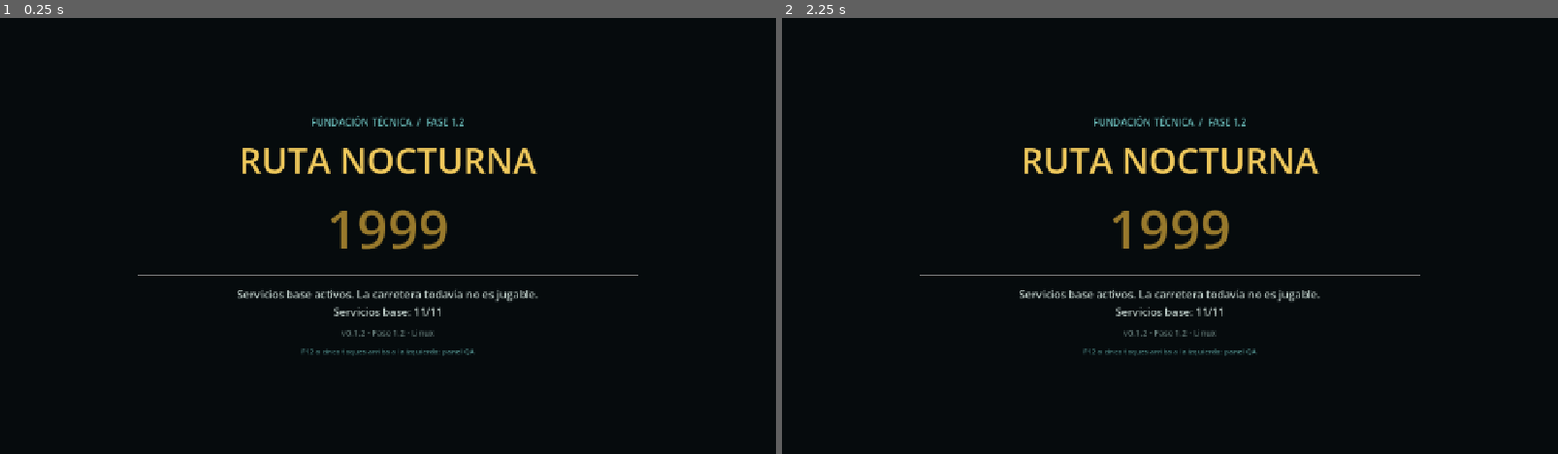
Above: before the commit, frames 1-2 (left to right).
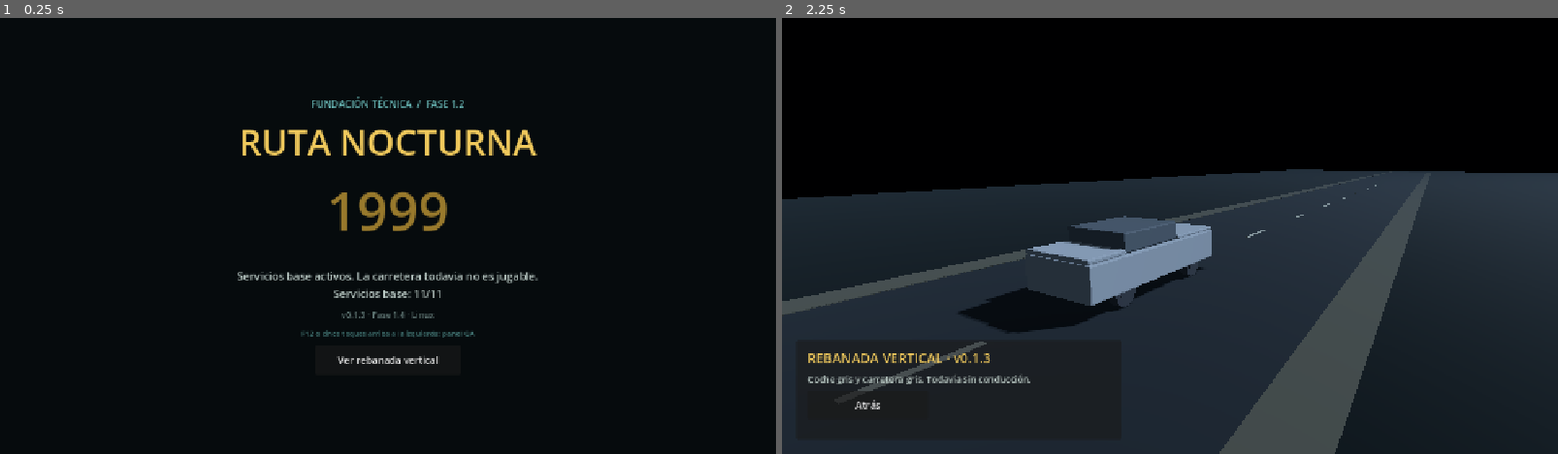
Above: after the commit, the same moments.

Repository: emanuelindustri-source/ruta-nocturna-1999
Game: Godot game, scene res://scenes/boot/Boot.tscn
Two runs of this game, one before a commit and one after it. Both use one fixed random seed, a clock stepped at 60 frames per second and the inputs below.
Inputs (mouse positions are in pixels of both pictures, inside the frame that each line leads up to):
- Up to frame 1 (0.25 s): no input
- Up to frame 2 (2.25 s): click (1170, 358) at 0.5 s, where only the run after the commit has a clickable "Ver rebanada vertical"; click (867, 406) at 1.25 s, where only the run after the commit has a clickable "Atrás"; click (1170, 358) at 2 s, where only the run after the commit has a clickable "Ver rebanada vertical"

The runs differ from the first frame. In frame 1, 4.8% of the frame differs, in the area x 17-83%, y 18-80%; in frame 2, 50%, in the area x 0-100%, y 22-100%.

Commit message:
feat(build): close Phase 1.4 vertical slice with exports, CI and Android smoke

Diff:
--- a/docs/roadmap-data.json
+++ b/docs/roadmap-data.json
@@ -2,11 +2,11 @@
   "project": "Ruta Nocturna: 1999",
   "repository": "emanuelindustri-source/ruta-nocturna-1999",
   "generated_from": "ROADMAP.md",
-  "source_sha256": "7ee8a5887bbde7f6a38d53f0355ba2582be8aa36b53f1404d379956a8691cc6d",
-  "current_version": "v0.1.2",
-  "version_file": "0.1.2",
-  "current_subphase": "1.4",
-  "global_status": "Fase 1.3 completada y publicada; siguiente gate 1.4",
+  "source_sha256": "2bf2b182a6d09e44835d835112a0ffbbcb46e069a8d0df75706ea5a369171369",
+  "current_version": "v0.1.3",
+  "version_file": "0.1.3",
+  "current_subphase": "2.1",
+  "global_status": "Fase 1 completada y publicada; siguiente gate 2.1",
   "models": {
     "DS-R": "DeepSeek V4.1 Flash 1017 · Razonamiento",
     "DS-S": "DeepSeek V4.1 Flash 1017 · Estándar",
@@ -14,11 +14,11 @@
     "MiMo Flash": "MiMo-V2.6-Flash"
   },
   "summary": {
-    "completed": 3,
+    "completed": 4,
     "in_progress": 0,
-    "pending": 42,
+    "pending": 41,
     "total": 45,
-    "percent": 6.7
+    "percent": 8.9
   },
   "phases": [
     {
@@ -58,18 +58,18 @@
           "version": "v0.1.3",
           "model": "DS-S",
           "model_label": "DeepSeek V4.1 Flash 1017 · Estándar",
-          "summary": "CI, test Android/ADB, export Windows/APK, health check completo, Pages y tag de vertical slice.",
-          "status": "pending",
-          "status_label": "Pendiente"
+          "summary": "CI, test Android/ADB, export Windows/APK, health check completo, Pages y tag de vertical slice. Validado y publicado.",
+          "status": "completed",
+          "status_label": "Completada"
         }
       ],
       "version_range": "v0.1.0 → v0.1.3",
-      "status": "in_progress",
-      "status_label": "En curso",
-      "progress": {
-        "completed": 3,
-        "in_progress": 0,
-        "pending": 1,
+      "status": "completed",
+      "status_label": "Completada",
+      "progress": {
+        "completed": 4,
+        "in_progress": 0,
+        "pending": 0,
         "total": 4
       }
     },
--- a/localization/strings.csv
+++ b/localization/strings.csv
@@ -58,3 +58,6 @@
 QA_TEST_MODE_OFF,Modo de prueba inactivo,Modo de prueba inactivo,Test mode inactive,Modo de teste inativo,Modo de teste inativo,Modalità test inattiva,Mode test inactif,Testmodus inaktiv,Тестовый режим выключен,测试模式已停用,テストモード無効
 BOOT_VERSION_LINE,v{version} · Fase {phase} · {platform},v{version} · Fase {phase} · {platform},v{version} · Phase {pha …(327 unchanged characters)…
 BOOT_SERVICES_LINE,Servicios base: {active}/{total},Servicios base: {active}/{total},Base services: {active}/{total},Se …(241 unchanged characters)…
+UI_VIEW_SLICE,Ver rebanada vertical,Ver rebanada vertical,View vertical slice,Ver fatia vertical,Ver fatia vertical,Vedi sezione verticale,Voir la tranche verticale,Vertikalen Ausschnitt ansehen,Посмотреть вертикальный срез,查看垂直切片,垂直スライスを見る
+SLICE_TITLE,REBANADA VERTICAL · v0.1.3,REBANADA VERTICAL · v0.1.3,VERTICAL SLICE · v0.1.3,FATIA VERTICAL · v0.1.3,FATIA VERTICAL · v0.1.3,SEZIONE VERTICALE · v0.1.3,TRANCHE VERTICALE · v0.1.3,VERTIKALER AUSSCHNITT · v0.1.3,ВЕРТИКАЛЬНЫЙ СРЕЗ · v0.1.3,垂直切片 · v0.1.3,垂直スライス · v0.1.3
+SLICE_SUBTITLE,Coche gris y carretera gris. Todavía sin conducción.,Coche gris y carretera gris. Todavía sin conducción.,Grey car on a grey road. No driving yet.,Carro cinza e estrada cinza. Ainda sem condução.,Carro cinza e estrada cinza. Ainda sem condução.,Auto grigio e strada grigia. Ancora senza guida.,Voiture grise et route grise. Pas encore de conduite.,"Graues Auto, graue Straße. Noch kein Fahren.",Серая машина и серая дорога. Вождения пока нет.,灰色汽车，灰色公路。尚无驾驶。,グレーの車とグレーの道。運転はまだありません。
--- a/project.godot
+++ b/project.godot
@@ -8,7 +8,7 @@
 
 config/name="Ruta Nocturna: 1999"
 config/description="Terror psicológico y conducción de supervivencia en la Venezuela de 1999."
-config/version="0.1.2"
+config/version="0.1.3"
 run/main_scene="res://scenes/boot/Boot.tscn"
 config/features=PackedStringArray("4.7", "Forward Plus")
 config/icon="res://assets/branding/icon.svg"
@@ -29,6 +29,7 @@
 renderer/rendering_method.mobile="mobile"
 environment/defaults/default_clear_color=Color(0.015, 0.024, 0.035, 1)
 anti_aliasing/quality/msaa_3d=1
+textures/vram_compression/import_etc2_astc=true
 
 [internationalization]
 
--- a/scenes/boot/Boot.tscn
+++ b/scenes/boot/Boot.tscn
@@ -48,7 +48,7 @@
 layout_mode = 2
 theme_override_colors/font_color = Color(0.408, 0.718, 0.71, 1)
 theme_override_font_sizes/font_size = 16
-text = "FUNDACIÓN TÉCNICA  /  FASE 1.2"
+text = "FUNDACIÓN TÉCNICA  /  FASE 1.4"
 horizontal_alignment = 1
 
 [node name="Title" type="Label" parent="Center/VBox"]
@@ -101,4 +101,10 @@
 horizontal_alignment = 1
 autowrap_mode = 3
 
+[node name="ViewSlice" type="Button" parent="Center/VBox"]
+custom_minimum_size = Vector2(240, 48)
+layout_mode = 2
+size_flags_horizontal = 4
+text = "Ver rebanada vertical"
+
 [node name="CreatorQAMenu" parent="." instance=ExtResource("2_qa")]
--- /dev/null
+++ b/scenes/vertical_slice/VerticalSlice.tscn
@@ -0,0 +1,116 @@
+[gd_scene load_steps=9 format=3]
+
+[ext_resource type="Script" path="res://src/world/vertical_slice.gd" id="1_slice"]
+[ext_resource type="PackedScene" path="res://scenes/vehicle/EsteemBlockout.tscn" id="2_esteem"]
+
+[sub_resource type="Environment" id="Environment_night"]
+background_mode = 1
+background_color = Color(0.012, 0.02, 0.03, 1)
+ambient_light_source = 3
+ambient_light_color = Color(0.28, 0.34, 0.4, 1)
+ambient_light_energy = 0.55
+fog_enabled = true
+fog_light_color = Color(0.12, 0.16, 0.2, 1)
+fog_density = 0.012
+fog_sky_affect = 0.0
+
+[sub_resource type="StandardMaterial3D" id="Material_road"]
+albedo_color = Color(0.2, 0.21, 0.22, 1)
+roughness = 0.92
+
+[sub_resource type="StandardMaterial3D" id="Material_ground"]
+albedo_color = Color(0.09, 0.11, 0.1, 1)
+roughness = 0.95
+
+[sub_resource type="StandardMaterial3D" id="Material_shoulder"]
+albedo_color = Color(0.42, 0.4, 0.34, 1)
+roughness = 0.95
+
+[sub_resource type="PlaneMesh" id="Mesh_road"]
+material = SubResource("Material_road")
+size = Vector2(8, 240)
+
+[sub_resource type="PlaneMesh" id="Mesh_ground"]
+material = SubResource("Material_ground")
+size = Vector2(70, 260)
+
+[sub_resource type="BoxMesh" id="Mesh_shoulder"]
+material = SubResource("Material_shoulder")
+size = Vector3(0.9, 0.02, 240)
+
+[node name="VerticalSlice" type="Node3D"]
+script = ExtResource("1_slice")
+
+[node name="WorldEnvironment" type="WorldEnvironment" parent="."]
+environment = SubResource("Environment_night")
+
+[node name="MoonLight" type="DirectionalLight3D" parent="."]
+rotation_degrees = Vector3(-38, 142, 0)
+light_color = Color(0.72, 0.8, 0.9, 1)
+light_energy = 0.65
+shadow_enabled = true
+
+[node name="Ground" type="MeshInstance3D" parent="."]
+position = Vector3(0, -0.03, 0)
+mesh = SubResource("Mesh_ground")
+
+[node name="Road" type="MeshInstance3D" parent="."]
+mesh = SubResource("Mesh_road")
+
+[node name="ShoulderLeft" type="MeshInstance3D" parent="."]
+position = Vector3(-4.45, 0.01, 0)
+mesh = SubResource("Mesh_shoulder")
+
+[node name="ShoulderRight" type="MeshInstance3D" parent="."]
+position = Vector3(4.45, 0.01, 0)
+mesh = SubResource("Mesh_shoulder")
+
+[node name="EsteemBlockout" parent="." instance=ExtResource("2_esteem")]
+position = Vector3(0, 0, 1.5)
+
+[node name="Camera3D" type="Camera3D" parent="."]
+position = Vector3(5.4, 2.7, 8.2)
+fov = 58.0
+far = 400.0
+
+[node name="Overlay" type="CanvasLayer" parent="."]
+
+[node name="Panel" type="PanelContainer" parent="Overlay"]
+anchors_preset = 2
+anchor_top = 1.0
+anchor_bottom = 1.0
+offset_left = 24.0
+offset_top = -188.0
+offset_right = 560.0
+offset_bottom = -24.0
+grow_vertical = 0
+
+[node name="Margin" type="MarginContainer" parent="Overlay/Panel"]
+layout_mode = 2
+theme_override_constants/margin_left = 18
+theme_override_constants/margin_top = 14
+theme_override_constants/margin_right = 18
+theme_override_constants/margin_bottom = 14
+
+[node name="VBox" type="VBoxContainer" parent="Overlay/Panel/Margin"]
+layout_mode = 2
+theme_override_constants/separation = 8
+
+[node name="Title" type="Label" parent="Overlay/Panel/Margin/VBox"]
+layout_mode = 2
+theme_override_colors/font_color = Color(0.941, 0.788, 0.361, 1)
+theme_override_font_sizes/font_size = 22
+text = "REBANADA VERTICAL · v0.1.3"
+
+[node name="Subtitle" type="Label" parent="Overlay/Panel/Margin/VBox"]
+layout_mode = 2
+theme_override_colors/font_color = Color(0.74, 0.8, 0.78, 1)
+theme_override_font_sizes/font_size = 15
+text = "Coche gris y carretera gris. Todavía sin conducción."
+autowrap_mode = 3
+
+[node name="BackButton" type="Button" parent="Overlay/Panel/Margin/VBox"]
+custom_minimum_size = Vector2(200, 48)
+layout_mode = 2
+size_flags_horizontal = 0
+text = "Volver"
--- a/src/core/Boot.gd
+++ b/src/core/Boot.gd
@@ -1,8 +1,9 @@
 extends Control
-## Pantalla de arranque de la Fase 1.2.
+## Pantalla de arranque desde la Fase 1.2 y acceso a la rebanada vertical de 1.4.
 ## Verifica los servicios base y abre el panel QA, sin mecánicas de conducción.
 
-const PHASE := "1.2"
+const PHASE := "1.4"
+const VERTICAL_SLICE_SCENE := "res://scenes/vertical_slice/VerticalSlice.tscn"
 const REPOSITORY := "emanuelindustri-source/ruta-nocturna-1999"
 const SERVICE_NAMES := [
 	"EventBus",
@@ -23,6 +24,7 @@
 @onready var version_label: Label = $Center/VBox/VersionLabel
 @onready var qa_hint_label: Label = $Center/VBox/QaHint
 @onready var crash_warning_label: Label = $Center/VBox/CrashWarning
+@onready var view_slice_button: Button = $Center/VBox/ViewSlice
 
 
 func _ready() -> void:
@@ -37,6 +39,8 @@
 		{"version": version, "phase": PHASE, "platform": OS.get_name()}
 	)
 	qa_hint_label.text = tr("BOOT_QA_HINT")
+	view_slice_button.text = tr("UI_VIEW_SLICE")
+	view_slice_button.pressed.connect(_open_vertical_slice)
 	crash_warning_label.visible = CrashReporter.previous_session_detected
 	if crash_warning_label.visible:
 		crash_warning_label.text = tr("BOOT_CRASH_WARNING")
@@ -44,7 +48,12 @@
 		"[RN1999] Boot v%s, fase %s, %d/%d servicios, repo %s"
 		% [version, PHASE, active, SERVICE_NAMES.size(), REPOSITORY]
 	)
+	print("[RN1999] BOOT_READY version=%s platform=%s services=%d" % [version, OS.get_name(), active])
 	EventBus.application_booted.emit(version)
+
+
+func _open_vertical_slice() -> void:
+	SceneRouter.change_scene(VERTICAL_SLICE_SCENE, "vertical_slice")
 
 
 func _count_services() -> int:
--- a/src/core/localization_manager.gd
+++ b/src/core/localization_manager.gd
@@ -148,14 +148,22 @@
 func _load_imported_translations() -> bool:
 	var loaded: Dictionary = {}
 	for locale in LOCALES:
-		var translation := TranslationServer.get_translation_object(locale)
-		if translation == null:
-			continue
-		if translation.get_message(StringName("APP_TITLE")).is_empty():
+		var translation: Translation = TranslationServer.get_translation_object(locale)
+		if translation == null or translation.get_message(StringName("APP_TITLE")).is_empty():
+			# En exports el CSV no se empaqueta como archivo plano, pero el
+			# importador sí genera y empaqueta un .translation por locale.
+			var path := "res://localization/strings.%s.translation" % locale
+			if ResourceLoader.exists(path):
+				var resource: Resource = ResourceLoader.load(path)
+				if resource is Translation:
+					translation = resource
+		if translation == null or translation.get_message(StringName("APP_TITLE")).is_empty():
 			continue
 		loaded[locale] = translation
 	if loaded.size() != LOCALES.size():
 		return false
+	for locale in loaded.keys():
+		TranslationServer.add_translation(loaded[locale])
 	_translations = loaded
 	var fallback: Translation = _translations.get(FALLBACK_LOCALE)
 	if fallback is OptimizedTranslation:
--- /dev/null
+++ b/src/world/vertical_slice.gd
@@ -0,0 +1,59 @@
+extends Node3D
+## Rebanada vertical de la Fase 1.4: coche gris sobre carretera gris.
+## No hay conducción, física, tráfico ni entidades. Es una escena estática de
+## presentación para validar la build de Windows y Android.
+
+const BOOT_SCENE := "res://scenes/boot/Boot.tscn"
+const ROAD_HALF_LENGTH_M := 120.0
+const DASH_SPACING_M := 6.0
+
+@onready var camera: Camera3D = $Camera3D
+@onready var title_label: Label = $Overlay/Panel/Margin/VBox/Title
+@onready var subtitle_label: Label = $Overlay/Panel/Margin/VBox/Subtitle
+@onready var back_button: Button = $Overlay/Panel/Margin/VBox/BackButton
+@onready var vehicle: Node3D = $EsteemBlockout
+
+
+func _ready() -> void:
+	title_label.text = tr("SLICE_TITLE")
+	subtitle_label.text = tr("SLICE_SUBTITLE")
+	back_button.text = tr("UI_BACK")
+	back_button.pressed.connect(_return_to_boot)
+	_build_lane_dashes()
+	camera.look_at(Vector3(0.0, 0.85, 0.0), Vector3.UP)
+	print(
+		"[RN1999] VERTICAL_SLICE_READY version=%s platform=%s"
+		% [str(ProjectSettings.get_setting("application/config/version", "0.0.0")), OS.get_name()]
+	)
+
+
+func _build_lane_dashes() -> void:
+	var dash_mesh := BoxMesh.new()
+	dash_mesh.size = Vector3(0.14, 0.012, 1.8)
+	var dash_material := StandardMaterial3D.new()
+	dash_material.albedo_color = Color(0.82, 0.8, 0.72)
+	dash_material.roughness = 0.9
+	dash_mesh.material = dash_material
+	var container := Node3D.new()
+	container.name = "LaneDashes"
+	add_child(container)
+	var index := 0
+	var z := -ROAD_HALF_LENGTH_M + DASH_SPACING_M
+	while z <= ROAD_HALF_LENGTH_M:
+		var dash := MeshInstance3D.new()
+		dash.name = "Dash%02d" % index
+		dash.mesh = dash_mesh
+		dash.position = Vector3(0.0, 0.012, z)
+		dash.cast_shadow = GeometryInstance3D.SHADOW_CASTING_SETTING_OFF
+		container.add_child(dash)
+		index += 1
+		z += DASH_SPACING_M
+
+
+func _return_to_boot() -> void:
+	SceneRouter.change_scene(BOOT_SCENE, "vertical_slice_back")
+
+
+func _unhandled_input(event: InputEvent) -> void:
+	if event.is_action_pressed("ui_cancel"):
+		_return_to_boot()
--- a/tests/smoke/smoke_test.gd
+++ b/tests/smoke/smoke_test.gd
@@ -7,7 +7,7 @@
 ## El proceso devuelve 0 solo si todos los servicios base responden y el
 ## bloqueo del Esteem conserva LOD0/LOD1/LOD2, manifiesto y ancla de rig.
 
-const EXPECTED_VERSION := "0.1.2"
+const EXPECTED_VERSION := "0.1.3"
 const AUTOLOADS := [
 	"EventBus",
 	"HardwareProfiler",
@@ -47,6 +47,8 @@
 	await _test_creator_qa_menu()
 	_test_scene_router()
 	await _test_vehicle_blockout()
+	await _test_vertical_slice()
+	_test_export_presets()
 	_finish()
 
 
@@ -352,6 +354,70 @@
 	await get_tree().process_frame
 
 
+func _test_vertical_slice() -> void:
+	var packed := load("res://scenes/vertical_slice/VerticalSlice.tscn") as PackedScene
+	_check(packed != null, "escena VerticalSlice carga")
+	if packed == null:
+		return
+	var slice := packed.instantiate()
+	add_child(slice)
+	await get_tree().process_frame
+	_check(slice.get_node_or_null("Road") != null, "rebanada con carretera gris")
+	_check(slice.get_node_or_null("Ground") != null, "rebanada con terreno")
+	_check(slice.get_node_or_null("Camera3D") != null, "rebanada con cámara")
+	_check(slice.get_node_or_null("EsteemBlockout") != null, "rebanada con el bloqueo del Esteem")
+	var dashes := slice.get_node_or_null("LaneDashes")
+	_check(dashes != null and dashes.get_child_count() >= 20, "marcas de carril generadas")
+	var back_button := slice.get_node_or_null("Overlay/Panel/Margin/VBox/BackButton") as Button
+	_check(back_button != null and not back_button.text.is_empty(), "botón de retorno localizado")
+	var triangles := _count_triangles(slice)
+	_check(triangles > 0 and triangles <= 120000, "triángulos de la rebanada dentro del presupuesto móvil (%d)" % triangles)
+	var lod0 := slice.get_node_or_null("EsteemBlockout/LOD0") as Node3D
+	var lod1 := slice.get_node_or_null("EsteemBlockout/LOD1") as Node3D
+	var lod2 := slice.get_node_or_null("EsteemBlockout/LOD2") as Node3D
+	_check(
+		lod0 != null and lod0.visible and lod1 != null and not lod1.visible and lod2 != null and not lod2.visible,
+		"solo LOD0 visible en la rebanada"
+	)
+	var has_vehicle_body := _find_first(slice, ["VehicleBody3D", "RigidBody3D", "CharacterBody3D"]) != null
+	_check(not has_vehicle_body, "rebanada sin cuerpos de física ni conducción")
+	slice.queue_free()
+	await get_tree().process_frame
+
+	var boot := load("res://scenes/boot/Boot.tscn") as PackedScene
+	_check(boot != null, "escena Boot carga")
+	if boot != null:
+		var boot_scene := boot.instantiate()
+		add_child(boot_scene)
+		await get_tree().process_frame
+		_check(boot_scene.get_node_or_null("Center/VBox/ViewSlice") is Button, "Boot ofrece acceso a la rebanada")
+		boot_scene.queue_free()
+		await get_tree().process_frame
+
+
+func _find_first(node: Node, type_names: Array) -> Node:
+	for child in node.get_children():
+		for type_name in type_names:
+			if child.is_class(type_name):
+				return child
+		var found := _find_first(child, type_names)
+		if found != null:
+			return found
+	return null
+
+
+func _test_export_presets() -> void:
+	var text := FileAccess.get_file_as_string("res://export_presets.cfg")
+	_check(not text.is_empty(), "export_presets.cfg presente")
+	_check(text.contains('platform="Windows Desktop"'), "preset de Windows Desktop")
+	_check(text.contains('platform="Android"'), "preset de Android")
+	_check(text.contains("include_filter=\"localization/*.csv"), "CSV de localización incluido en el export")
+	_check(text.contains("build/exports/windows/"), "ruta de export de Windows declarada")
+	_check(text.contains("build/exports/android/"), "ruta de export de Android declarada")
+	_check(not text.contains("keystore_password"), "sin contraseñas de keystore en los presets")
+	_check(str(ProjectSettings.get_setting("application/config/version", "")) == EXPECTED_VERSION, "versión de export %s" % EXPECTED_VERSION)
+
+
 func _finish() -> void:
 	if _failed.is_empty():
 		print("[SMOKE] OK %d comprobaciones" % _passed)
Not shown, added: export_presets.cfg
Not shown, added: src/world/vertical_slice.gd.uid
Not shown, changed: CHANGELOG.md
Not shown, changed: ROADMAP.md
Not shown, added: docs/architecture/BUILD_AND_RELEASE.md
Not shown, changed: docs/architecture/DATA_CONTRACTS.md
Not shown, changed: docs/architecture/QA_AND_RECOVERY.md
Not shown, changed: docs/architecture/SYSTEM_ARCHITECTURE.md
Not shown, changed: docs/reference/REFERENCE_USAGE_LOG.md
Not shown, changed: docs/status/CURRENT.md
Not shown, changed: docs/status/HANDOFF.md
Not shown, added: tools/dev/export.cmd
(and 2 more such lines)
